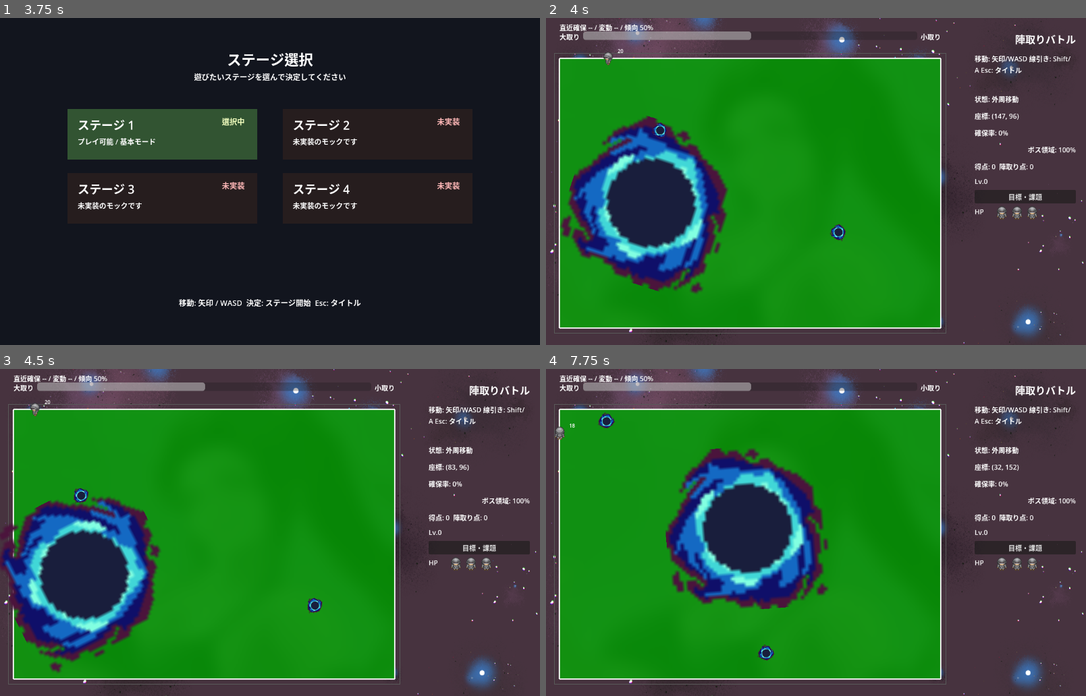
Above: before the commit, frames 1-4 (two rows, left to right).
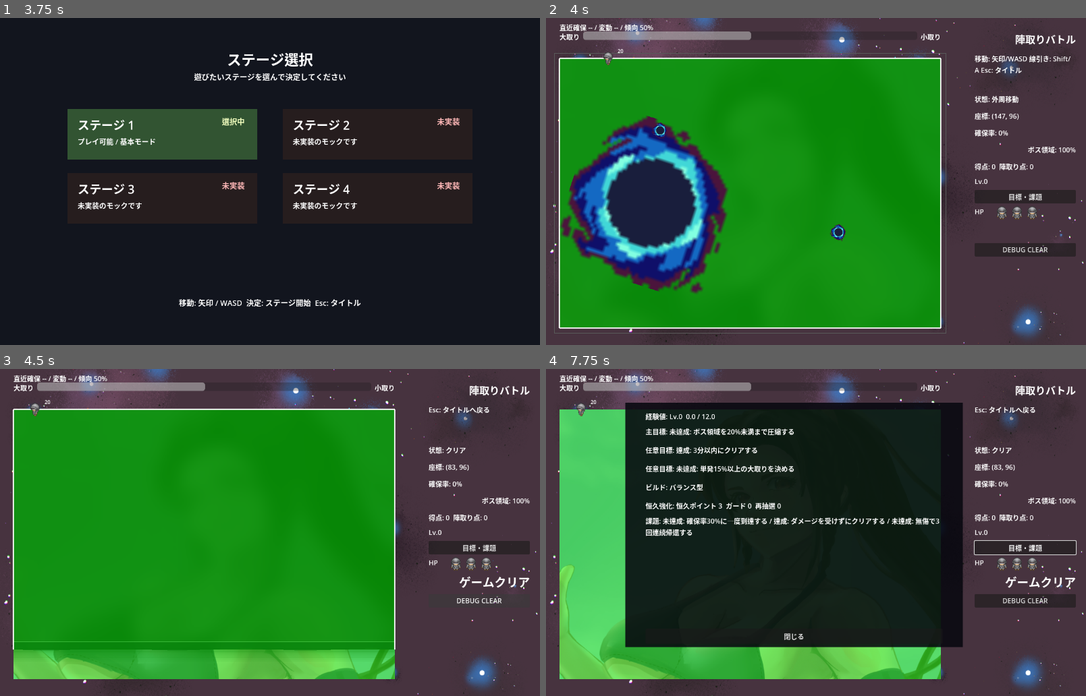
Above: after the commit, the same moments.

Repository: goenc/qix-project
Game: Godot game, scene res://scenes/title_main.tscn
Same seed, same stepped clock (60 frames per second), same inputs: the game is played once before the commit and once after it.
Inputs (mouse positions are in pixels of both pictures, inside the frame that each line leads up to):
- Up to frame 1 (3.75 s): tap Enter (qix_start) at 0.5, 1.25, 1.35, 2, 2.75, 3.5 s; move the mouse to (388, 165) at 0.52 s; hold Right (move_right) 0.53-1.28 s; tap Shift (qix_draw) at 0.6 s; click (388, 165) at 0.67 s; tap Space at 0.77, 1.52, 3.02 s; move the mouse to (162, 197) at 1.27 s; hold Down (move_down) 1.28-2.03 s; move the mouse to (324, 109) at 2.02 s; hold Right (move_right) 2.03-2.78 s; tap 1 at 2.1 s; move the mouse to (243, 246) at 2.77 s; hold Up (move_up) 2.78-3.53 s; tap 2 at 2.85 s; click (243, 246) at 2.92 s; move the mouse to (432, 230) at 3.52 s; hold Left (move_left) from 3.53 s (still down); tap 3 at 3.6 s
- Up to frame 2 (4 s): keep holding Left (move_left); tap Space at 3.77 s
- Up to frame 3 (4.5 s): release Left (move_left) at 4.25 s; click (480, 601) at 4.25 s, where only the run after the commit has a clickable "DEBUG CLEAR"
- Up to frame 4 (7.75 s): move the mouse to (654, 483) at 5.02 s; hold Left (move_left) 5.03-5.78 s; tap R at 5.1 s; tap Space at 5.27, 6.77, 7.52 s; move the mouse to (843, 532) at 5.77 s; hold Down (move_down) 5.78-6.53 s; tap Shift (qix_draw) at 5.85 s; click (843, 532) at 5.92 s; move the mouse to (735, 450) at 6.52 s; hold Right (move_right) 6.53-7.28 s; tap Enter (qix_start) at 6.6 s; move the mouse to (934, 516) at 7.27 s; hold Up (move_up) from 7.28 s (still down); tap 1 at 7.35 s

Frame 1 is identical in both runs. In frame 2, 0.7% of the frame differs, in the area x 79-99%, y 68-73%; in frame 3, 19%; in frame 4, 64%, in the area x 1-99%, y 9-97%.

Commit message:
クリア演出確認用のDEBUG CLEARボタンを追加
Co-authored-by: Cursor <cursoragent@cursor.com>

Diff:
--- a/scenes/base_main.tscn
+++ b/scenes/base_main.tscn
@@ -230,6 +230,15 @@
 horizontal_alignment = 2
 text = ""
 
+[node name="DebugClearButton" type="Button" parent="Ui/Root"]
+anchor_left = 1.0
+anchor_right = 1.0
+offset_left = -264.0
+offset_top = 534.0
+offset_right = -24.0
+offset_bottom = 566.0
+text = "DEBUG CLEAR"
+
 [node name="ObjectivesQuestDetailOverlay" type="Control" parent="Ui/Root"]
 visible = false
 offset_left = 188.0
--- a/scripts/game/base_main.gd
+++ b/scripts/game/base_main.gd
@@ -51,6 +51,7 @@
 @onready var shards_label: Label = $Ui/Root/ShardsLabel
 @onready var growth_label: Label = $Ui/Root/GrowthLabel
 @onready var objectives_quests_button: Button = $Ui/Root/ObjectivesQuestsButton
+@onready var debug_clear_button: Button = $Ui/Root/DebugClearButton
 @onready var objectives_quest_detail_overlay: Control = $Ui/Root/ObjectivesQuestDetailOverlay
 @onready var detail_growth_label: Label = $Ui/Root/ObjectivesQuestDetailOverlay/DetailGrowthLabel
 @onready var detail_objective_primary_label: Label = $Ui/Root/ObjectivesQuestDetailOverlay/DetailObjectivePrimaryLabel
@@ -162,6 +163,8 @@
 	_sync_hud()
 	if is_instance_valid(objectives_quests_button) and !objectives_quests_button.pressed.is_connected(_on_objectives_quests_button_pressed):
 		objectives_quests_button.pressed.connect(_on_objectives_quests_button_pressed)
+	if is_instance_valid(debug_clear_button) and !debug_clear_button.pressed.is_connected(_on_debug_clear_button_pressed):
+		debug_clear_button.pressed.connect(_on_debug_clear_button_pressed)
 	if is_instance_valid(detail_close_button) and !detail_close_button.pressed.is_connected(_close_objectives_quest_detail):
 		detail_close_button.pressed.connect(_close_objectives_quest_detail)
 
@@ -318,6 +321,12 @@
 		_close_objectives_quest_detail()
 		return
 	_open_objectives_quest_detail()
+
+
+func _on_debug_clear_button_pressed() -> void:
+	if game_over or game_clear:
+		return
+	_begin_game_clear_reveal()
 
 
 func _handle_objectives_quest_detail_input(_event: InputEvent) -> bool:
